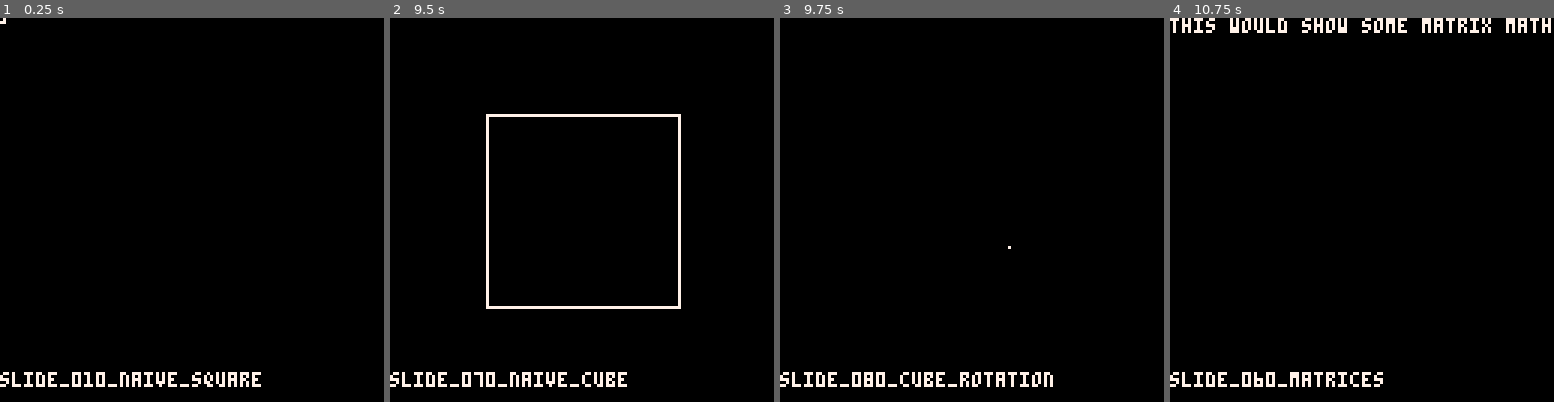
Above: before the commit, frames 1-4 (left to right).
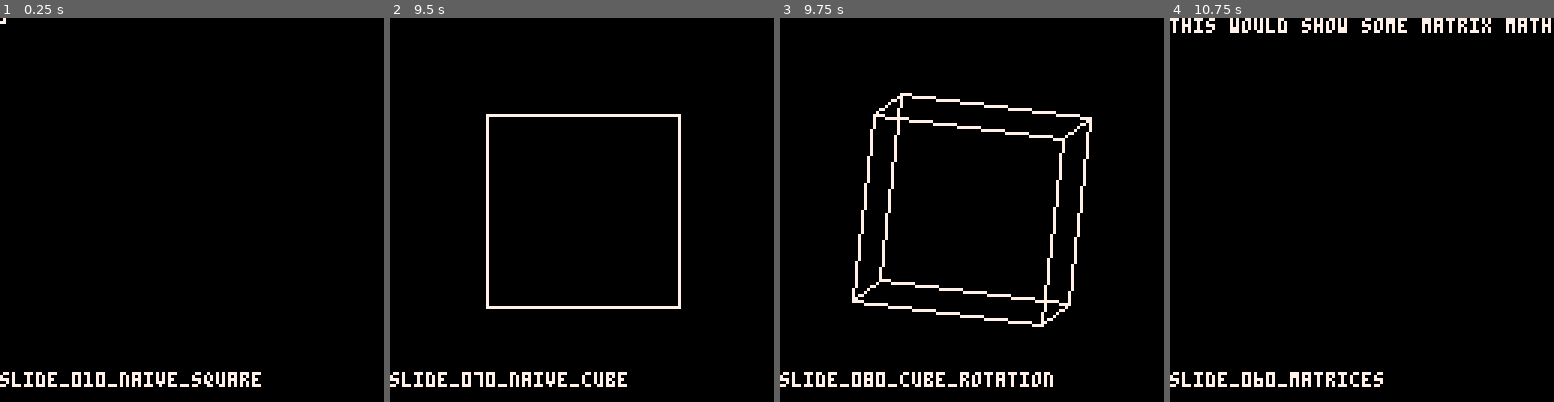
Above: after the commit, the same moments.

Repository: MiniMechMedia/pico8-games
Game: PICO-8 cartridge carts/graphics-with-pico8/game-template.p8
The game is run twice, just before and just after one commit, with the same random seed, the same clock (stepped at 60 frames per second) and the same inputs.
Inputs:
- Up to frame 1 (0.25 s): no input
- Up to frame 2 (9.5 s): hold Right 1.6-2.1 s; hold Right 2.47-3.03 s; hold Left 3.08-3.58 s; hold Right 4.02-4.68 s; hold Left 5.08-5.68 s; hold Right 6.08-6.58 s; hold Right 6.63-7.13 s; hold Right 7.5-8.07 s; hold Left 8.12-8.62 s; hold Right from 9.05 s (still down)
- Up to frame 3 (9.75 s): release Right at 9.72 s
- Up to frame 4 (10.75 s): hold Left 10.12-10.72 s

Frames 1-2 are identical in both runs. In frame 3, 3.2% of the frame differs, in the area x 18-82%, y 19-81%; in frame 4, nothing differs.

Commit message:
implemented matrix multiplication

Diff:
--- a/carts/graphics-with-pico8/game-template.p8
+++ b/carts/graphics-with-pico8/game-template.p8
@@ -69,10 +69,77 @@
 end
 
 
+…(4 lines of a section not shown)…
+function matmul(mat1, mat2)
+    local result = {}
+    for i=1, #mat1 do
+        result[i] = {}
+        for j=1, #mat2[1] do
+            local sum = 0
+            for k=1, #mat1[1] do
+                sum = sum + mat1[i][k] * mat2[k][j]
+            end
+            result[i][j] = sum
+        end
+    end
+    return result
+end
+
+
+
+matrix1 = {
+	{1, 2, 3},
+	{4, 5, 6},
+	{7, 8, 9}
+}
+
+vec = {1, 2, 3}
+
+function vecmul(matrix, vector)
+    local result = {0, 0, 0}
+    for i=1, #matrix do
+        for j=1, #matrix[i] do
+            result[i] = result[i] + matrix[i][j] * vector[j]
+        end
+    end
+    return result
+end
+
+function matadd(mat1, mat2)
+    local result = {}
+    for i=1, #mat1 do
+        result[i] = {}
+        for j=1, #mat1[1] do
+            result[i][j] = mat1[i][j] + mat2[i][j]
+        end
+    end
+    return result
+end
+…(4 lines of a section not shown)…
 function _init()
+
+	local matrix = {
+        {1, 2, 3},
+        {4, 5, 6},
+        {7, 8, 9}
+    }
+    local vector = {1, 2, 3}
+    local expected_result = {14, 32, 50}
+    local result = vecmul(matrix, vector)
+    for i=1, #result do
+        assert(result[i] == expected_result[i], "Test failed: element " .. i .. " is not correct")
+    end
+    print("Test passed: vecmul function works correctly")
+
 	cartdata('minimechmedia_graphics_with_pico8_v1')
 	slide_index = dget(0)
-	if (slide_index < 1) slide_index = 1
+	slide_index = mid(1, slide_index, #slides)
 	-- slides = {
 	-- 	naive_square,
 	-- 	square_world_coords
--- a/carts/graphics-with-pico8/slide_080_cube_rotation.lua
+++ b/carts/graphics-with-pico8/slide_080_cube_rotation.lua
@@ -61,13 +61,12 @@
         for face in all(obj.mesh) do
             for vertex in all(face) do
 
-                rot={x=t(), y=t(), z=t()}
+                rot={x=time()/10, y=time()/10, z=time()/10}
 
-                -- Incorporating rotation
-                -- temp_x = vertex.x * cos(rot.y) * cos(rot.z) - vertex.y * sin(rot.z) + vertex.z * sin(rot.y) * cos(rot.z)
-                -- temp_y = vertex.x * (sin(rot.x) * sin(rot.y) * cos(rot.z) + cos(rot.x) * sin(rot.z)) + vertex.y * (cos(rot.x) * cos(rot.z) - sin(rot.x) * sin(rot.y) * sin(rot.z)) - vertex.z * sin(rot.y)
-                -- temp_z = vertex.x * (sin(rot.x) * sin(rot.z) - cos(rot.x) * sin(rot.y) * cos(rot.z)) + vertex.y * (sin(rot.x) * cos(rot.z) + cos(rot.x) * sin(rot.y) * sin(rot.z)) + vertex.z * cos(rot.y)
-
+                -- Incorporating rotation using Euler angles
+                temp_x = vertex.x * cos(rot.y) * cos(rot.z) - vertex.y * sin(rot.x) * sin(rot.y) * cos(rot.z) + vertex.y * cos(rot.x) * sin(rot.z) + vertex.z * sin(rot.x) * cos(rot.y) * cos(rot.z) + vertex.z * sin(rot.x) * sin(rot.z)
+                temp_y = vertex.x * cos(rot.y) * sin(rot.z) + vertex.y * sin(rot.x) * sin(rot.y) * sin(rot.z) - vertex.y * cos(rot.x) * cos(rot.z) + vertex.z * sin(rot.x) * cos(rot.y) * sin(rot.z) - vertex.z * sin(rot.x) * cos(rot.z)
+                temp_z = -vertex.x * sin(rot.y) + vertex.y * sin(rot.x) * cos(rot.y) + vertex.z * cos(rot.x) * cos(rot.y)
                 world_x = temp_x
                 world_y = temp_y
                 world_z = temp_z
Not shown, added: carts/graphics-with-pico8/.gitignore
Not shown, added: carts/graphics-with-pico8/test-matrix.py
